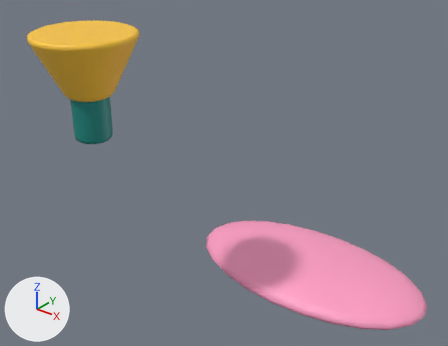
The FBX model EvolutionShop/Assets/EvolutionShop/Resources/Art/GrowthKit/IncubatorPort.fbx, before and after one commit.
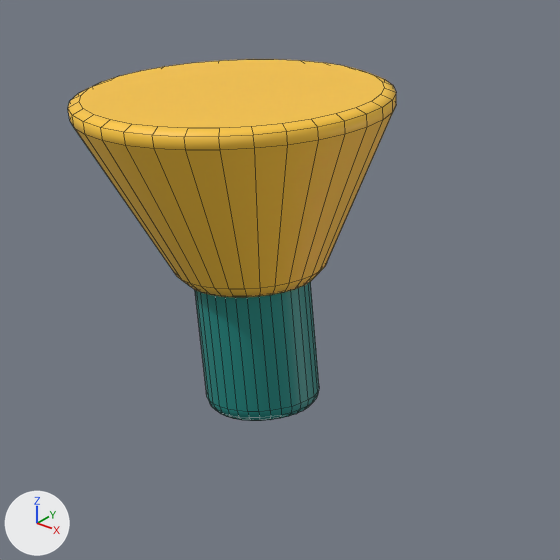
The first picture shows the older version from a 50 mm lens placed at (0.511, -0.684, 1.611), pointed at (-0.079, 0.053, 1.154). The close-ups show the older and then the newer version on the part from 1% to 44% of the width and 0% to 55% of the height of that picture. Only the edits that show in the close-ups are written down. The lights are fixed; the arrows at lower left show +X, +Y and +Z. The close-ups show mesh edges as thin lines. Where no turn or scale is listed for an object, it has been applied to the vertices.

In view in the first close-up: 'IncubatorPort mesh'.
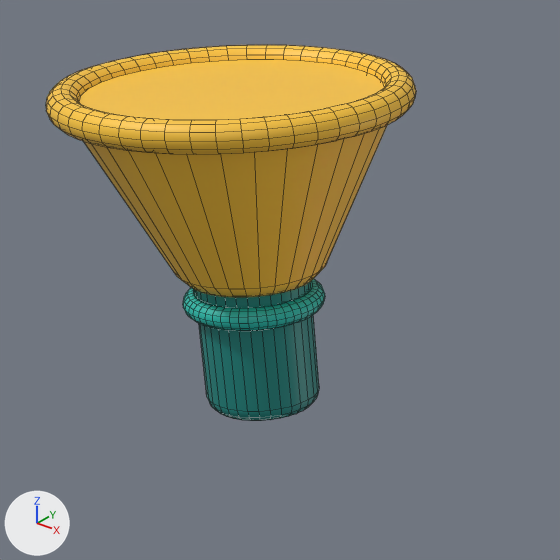
Pixel boxes [x1, y1, x2, y2] of what changed, in the close-ups (560 x 560 px):
'IncubatorPort mesh', reshaped
    before: [68, 59, 396, 421]
    after: [46, 45, 416, 421]
part 1 of me_cylinder_017, added (yellow)
    after: [46, 45, 416, 154]
part 2 of me_cylinder_017, added (cyan)
    after: [183, 279, 325, 331]

Diff of the bpy script that builds the scene:
```diff
--- a/EvolutionShop/Assets/EvolutionShop/Resources/Art/GrowthKit/IncubatorPort.fbx.py
+++ b/EvolutionShop/Assets/EvolutionShop/Resources/Art/GrowthKit/IncubatorPort.fbx.py
@@ mat_gk_teal @@
+mat_gk_teal = principled_material('GK_Teal')
+mat_gk_teal.base_color = (0.016, 0.521, 0.434)  # cyan #22bfb0
@@ me_cylinder_017 @@
 # used by ob_incubatorport_mesh; location = (0.0, 0.0, 0.0)
-me_cylinder_017.from_pydata(...)  # 714 vertices, 676 faces; spans x -0.301..0.24, y -0.181..0.35, z 0.875..1.4
+me_cylinder_017.from_pydata(...)  # 1866 vertices, 1828 faces; spans x -0.311..0.24, y -0.191..0.35, z 0.875..1.406
+# me_cylinder_017 part 1: a new loose piece, a torus around z (ring radius 0.083, tube radius 0.008) spanning x -0.311..-0.129, y -0.191..-0.009, z 1.39..1.406, in mat_gk_yellow (yellow #ffc93c)
+# me_cylinder_017 part 2: a new loose piece, a torus around z (ring radius 0.031, tube radius 0.006) spanning x -0.257..-0.183, y -0.137..-0.063, z 1.284..1.296, in mat_gk_teal (cyan #22bfb0)
 me_cylinder_017.materials.append(mat_gk_tealdark)
@@ me_cylinder_017 @@
 me_cylinder_017.materials.append(mat_gk_pink)
+me_cylinder_017.materials.append(mat_gk_teal)  # cyan #22bfb0
```
